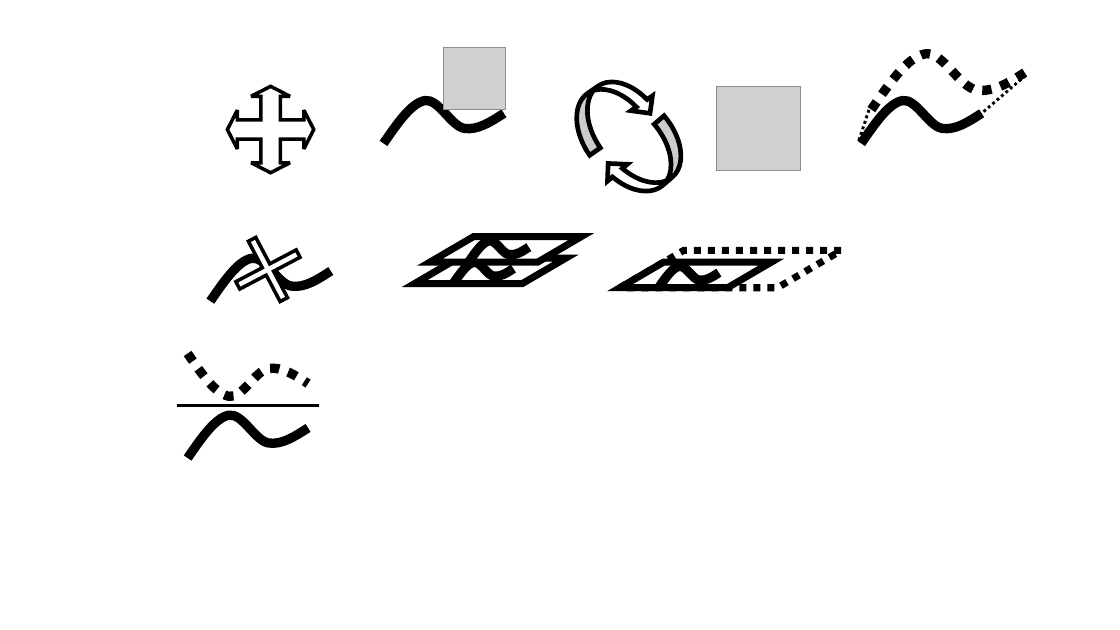
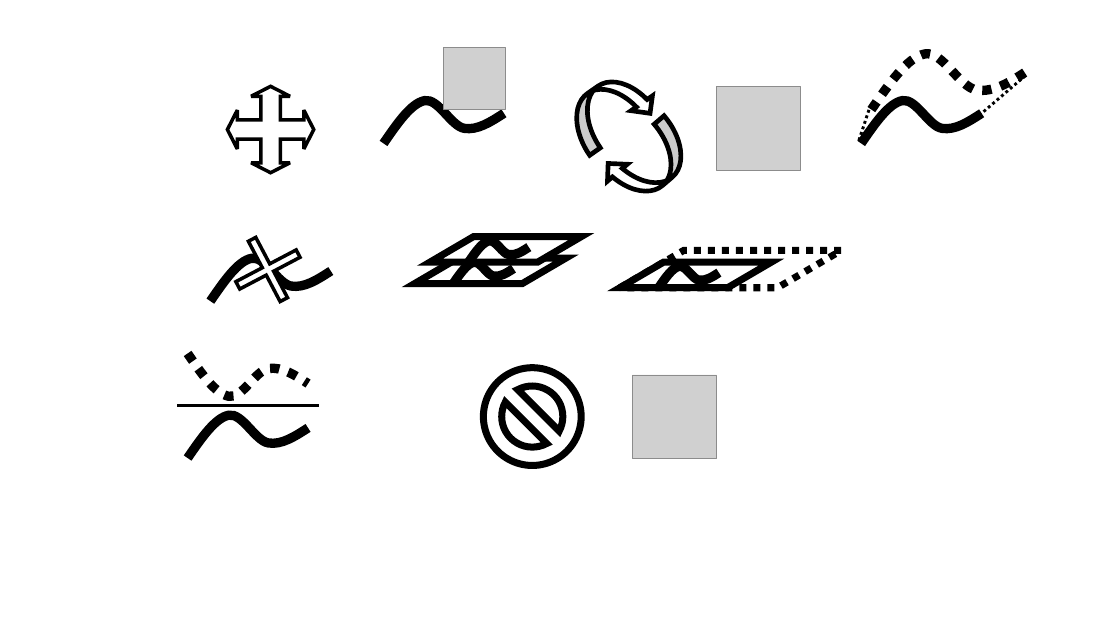
Before and after one commit to boris-van-sosin/Sprocket-Turret-Designer-Mk2, a slide deck: slide 1 of icons.pptx. Drawn at 1120x630 pixels with LibreOffice and Linux fonts; fonts in the diff are those of the drawing; grey boxes stand for pictures. Boxes give left, top, right and bottom in pixels: in the first picture for what was removed or moved away, otherwise in the second. Text is boxed around its words. In the diff, an @@ line names an element or a change of style, - is before the commit and + after.

```diff
--- a/icons.pptx
+++ b/icons.pptx
@@ no-entry sign added at <box>483,368,581,465</box>, fill #FFFFFF, outline #000000 6 pt @@
@@ picture added at <box>633,375,717,459</box> @@
```
Also in this commit, not shown: 16 other files.
